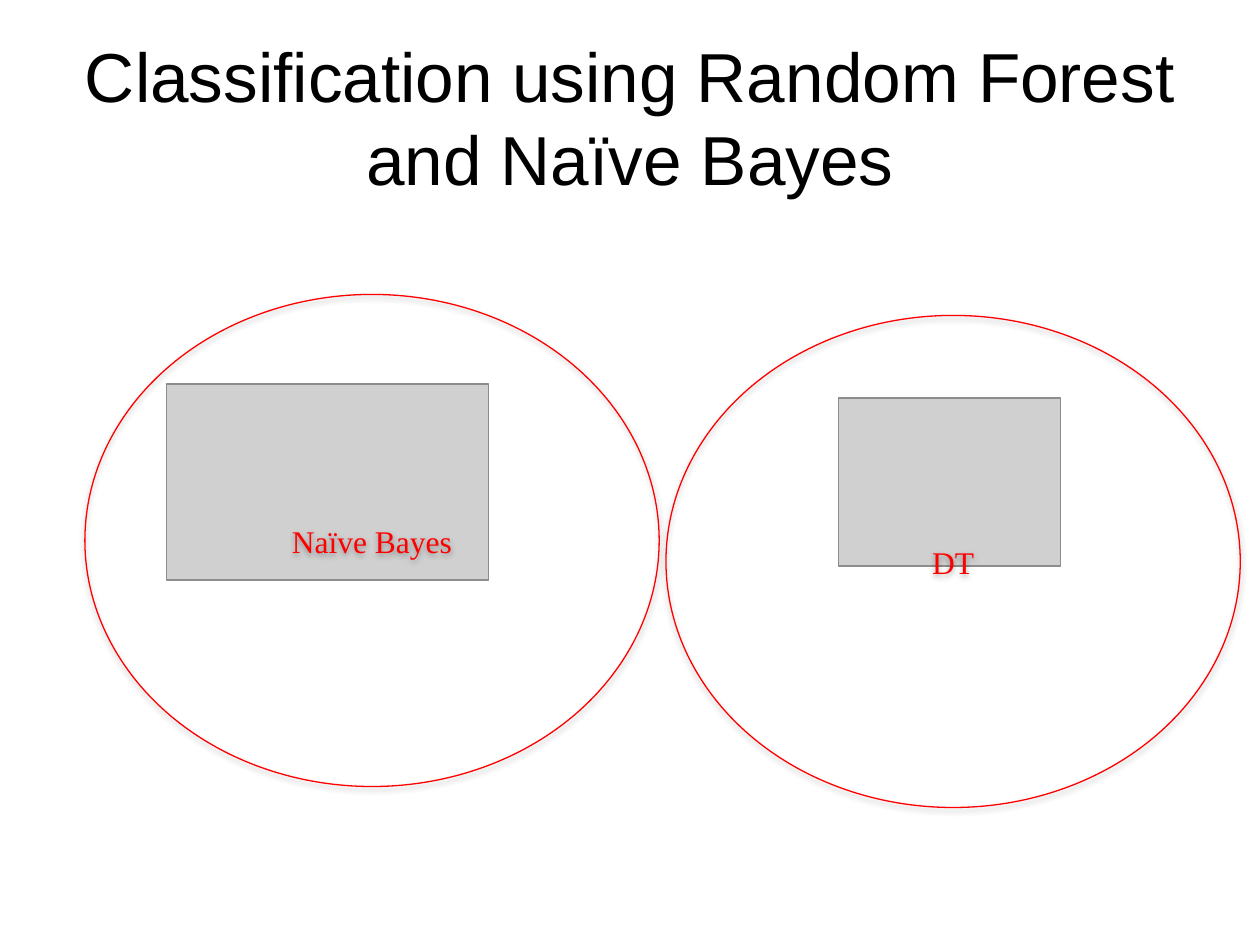
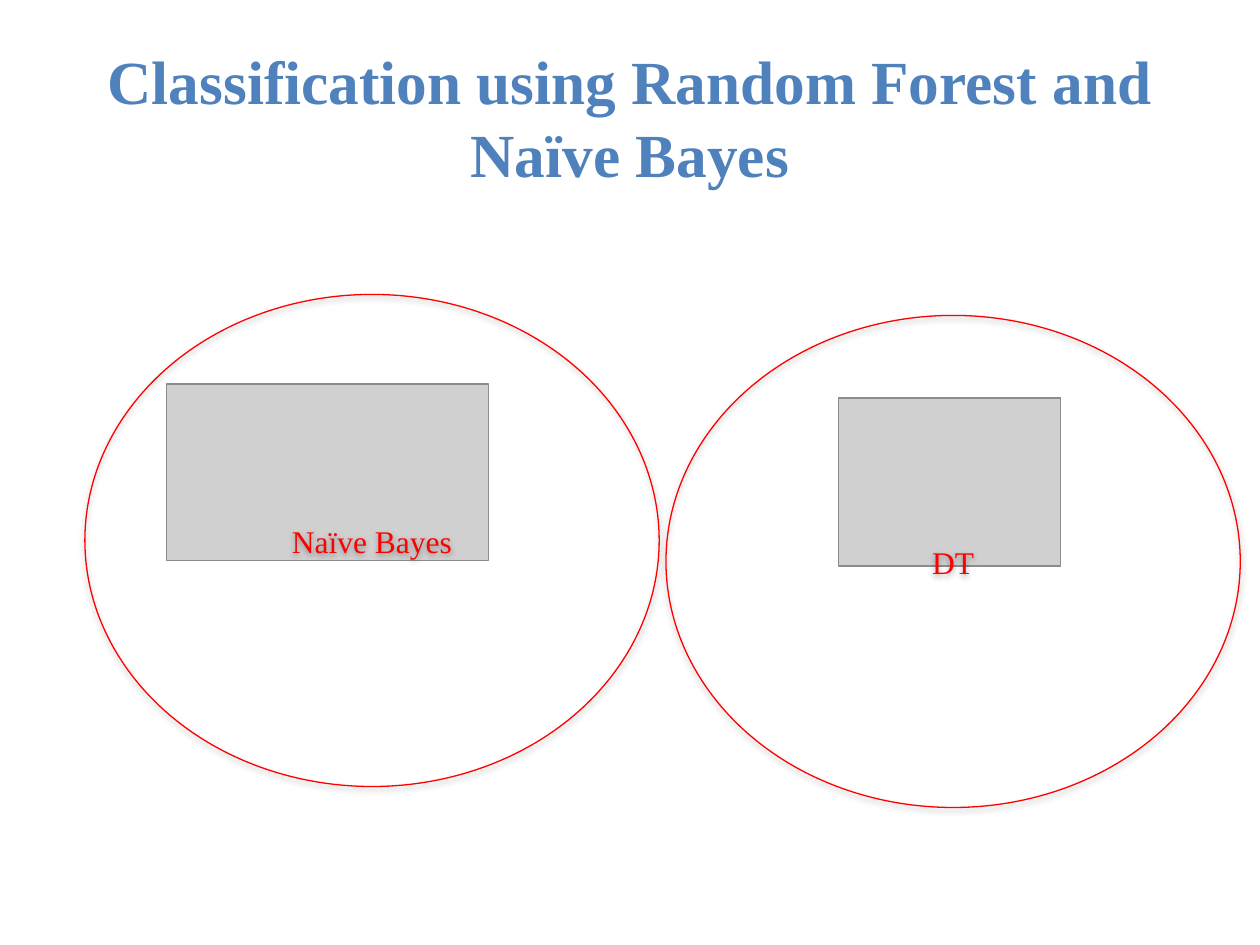
Before and after one commit to rashmitripathi/CS5560RashmiLab_knowledge_discovery_mgmt, a slide deck: slide 10 of KDM Project/documentation/KDM Presentation.pptx. Drawn at 1260x945 pixels with LibreOffice and Linux fonts; fonts in the diff are those of the drawing; grey boxes stand for pictures; background and template pictures are left out. Boxes give left, top, right and bottom in pixels: in the first picture for what was removed or moved away, otherwise in the second. Text is boxed around its words. In the diff, an @@ line names an element or a change of style, - is before the commit and + after.

```diff
--- a/KDM Project/documentation/KDM Presentation.pptx
+++ b/KDM Project/documentation/KDM Presentation.pptx
@@ title "Classification using Random Forest and ..." at (108,61,1151,189): size 39.6 to 35 pt, font Arial to Times New Roman, text colour #000000 to #4F81BD, bold on @@
@@ picture: place and size @@
-picture at (166,384,489,581)
+picture at (166,384,489,561)
```
Also in this commit, not shown: 4 other slides changed, 1 slide added.
